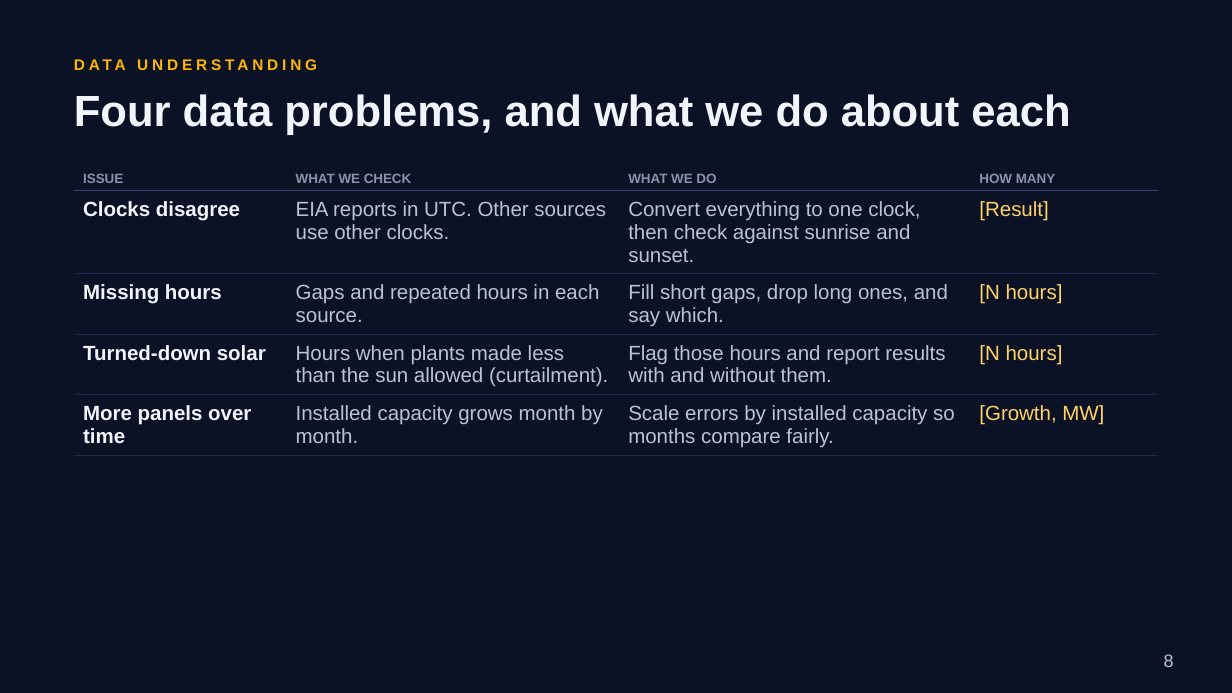
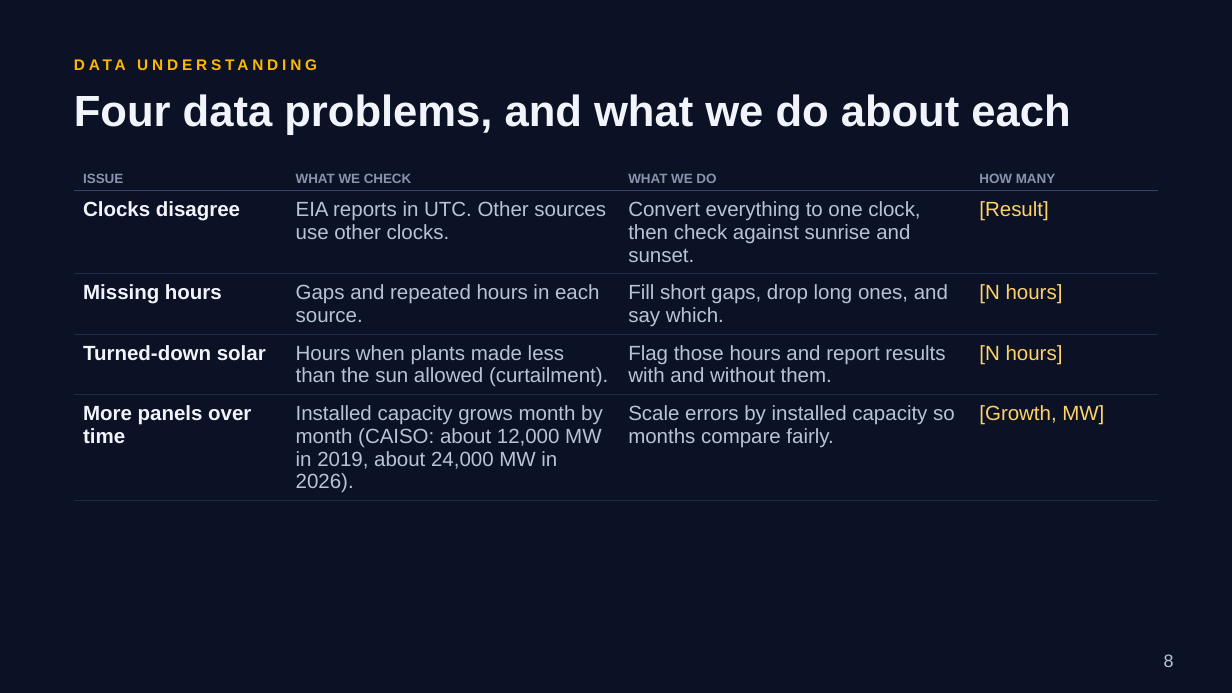
Before and after one commit to RaulSolaNavarro/caiso-solar-forecast, a slide deck: slide 8 of deck/capstone2/Capstone2_Deck.pptx. Drawn at 1232x693 pixels with LibreOffice and Linux fonts; fonts in the diff are those of the drawing. Boxes give left, top, right and bottom in pixels: in the first picture for what was removed or moved away, otherwise in the second. Text is boxed around its words. In the diff, an @@ line names an element or a change of style, - is before the commit and + after.

```diff
--- a/deck/capstone2/Capstone2_Deck.pptx
+++ b/deck/capstone2/Capstone2_Deck.pptx
@@ table at [74,166,1158,497] @@
-row 5, column 2: Installed capacity grows month by month.
+row 5, column 2: Installed capacity grows month by month (CAISO: about 12,000 MW in 2019, about 24,000 MW in 2026).
```
Also in this commit, not shown: 1 other slide changed, 3 other files.
